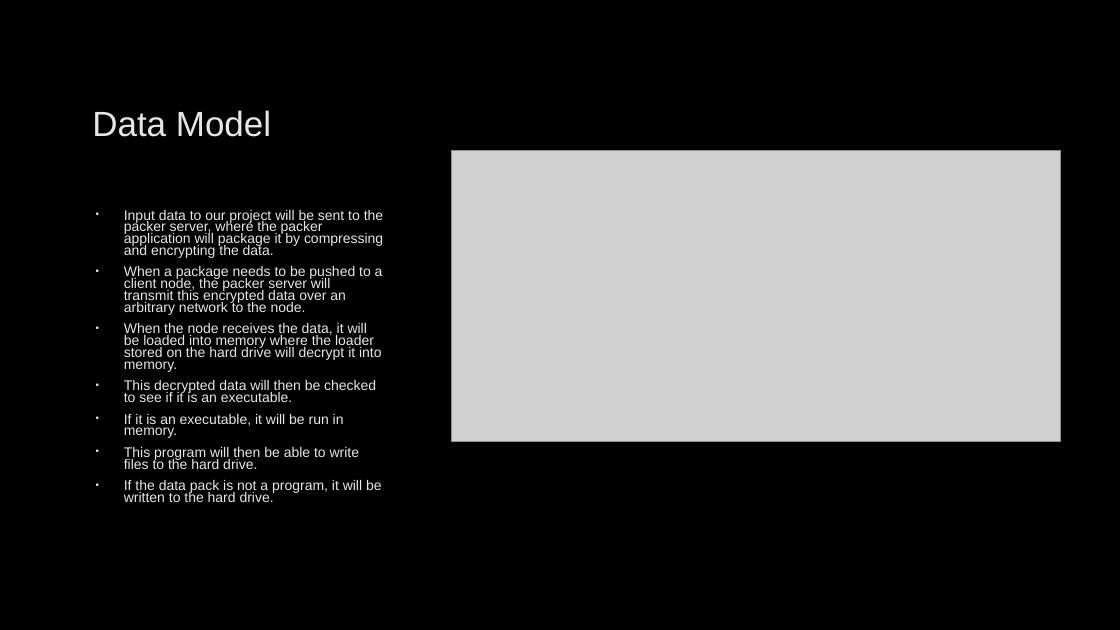
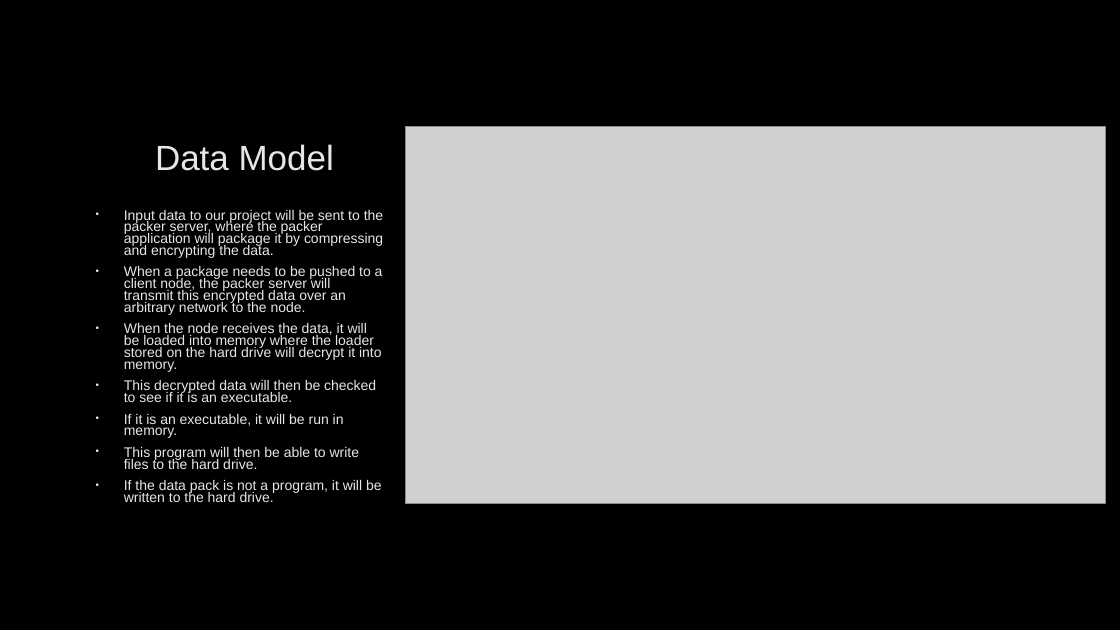
Before and after one commit to jcogs89/LMC-Packer-Loader, a slide deck: slide 12 of Assignments/E04 - Draft Design Review.pptx. Drawn at 1120x630 pixels with LibreOffice and Linux fonts; fonts in the diff are those of the drawing; grey boxes stand for pictures; background and template pictures are left out. Boxes give left, top, right and bottom in pixels: in the first picture for what was removed or moved away, otherwise in the second. Text is boxed around its words. In the diff, an @@ line names an element or a change of style, - is before the commit and + after.

Commit message:
modified Design Review with all changes suggested by sabetto

```diff
--- a/Assignments/E04 - Draft Design Review.pptx
+++ b/Assignments/E04 - Draft Design Review.pptx
@@ title "Data Model": place and size @@
-title "Data Model" at (92,110,271,137)
+title "Data Model" at (155,144,334,171)
@@ title "Data Model" at (155,144,334,171): alignment left to centre @@
@@ picture: place and size @@
-picture at (452,150,1061,441)
+picture at (405,126,1105,504)
```
Also in this commit, not shown: 9 other slides changed.
